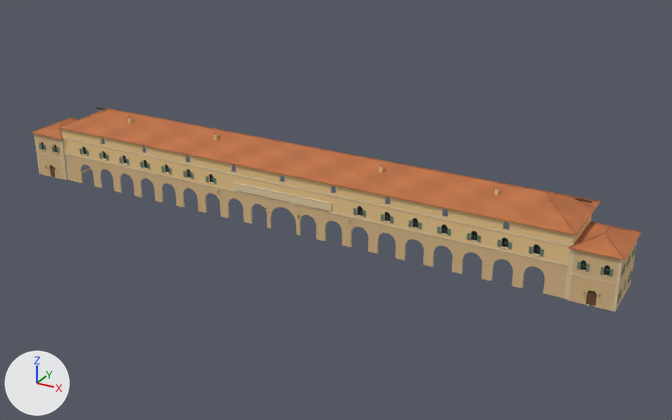
Renders of the glTF model games/yorimichi/assets/belmonte/meshes/SM_BM_BHip_StandShell.glb from each side of a commit.
Camera for both pictures: a 50 mm camera at (119.2, -217.6, 103.1) aimed at (9.5, -18.1, 3.4). The lights are fixed; the arrows at lower left show +X, +Y and +Z. The first picture is the older version. Vertices at exactly the same position are counted once.

Objects in the first picture: 'SM_BM_BHip_StandShell'.
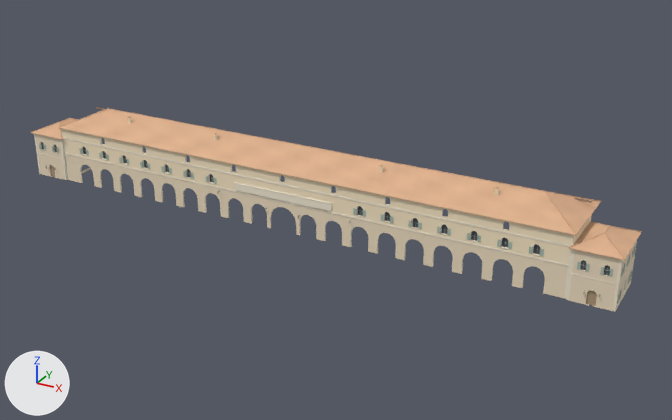
The change in detail:
me_sm_bhip_standshell has 31526 vertices, 45871 faces and spans x -87.0..87.0, y -31.0..-9.0, z 0.0..21.0.
me_sm_bhip_standshell is used by ob_sm_bm_bhip_standshell; location (0.0, 0.0, 0.0).
me_sm_bhip_standshell part 1: 45871 faces centred in x -87.0..87.0, y -31.0..-9.0, z 0.0..21.0 are repainted in the vertex colours; the middle colour goes from beige #dcc88d to beige #efe5c4.

What differs and where, as boxes (x1, y1, x2, y2) in the pictures (672 x 420 px):
part 1 of me_sm_bhip_standshell, recoloured (lighter): (31, 107, 642, 312) in both
